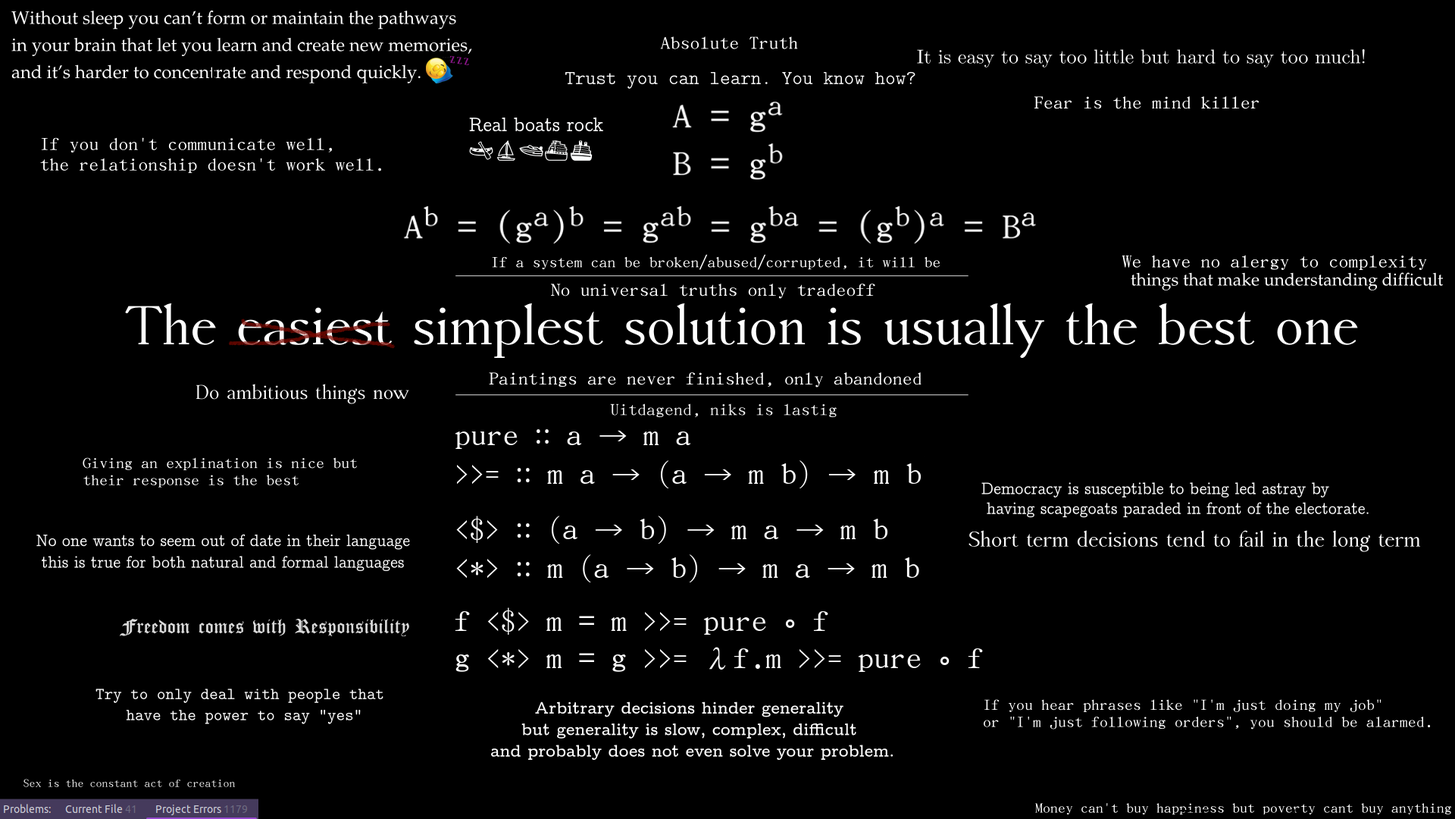
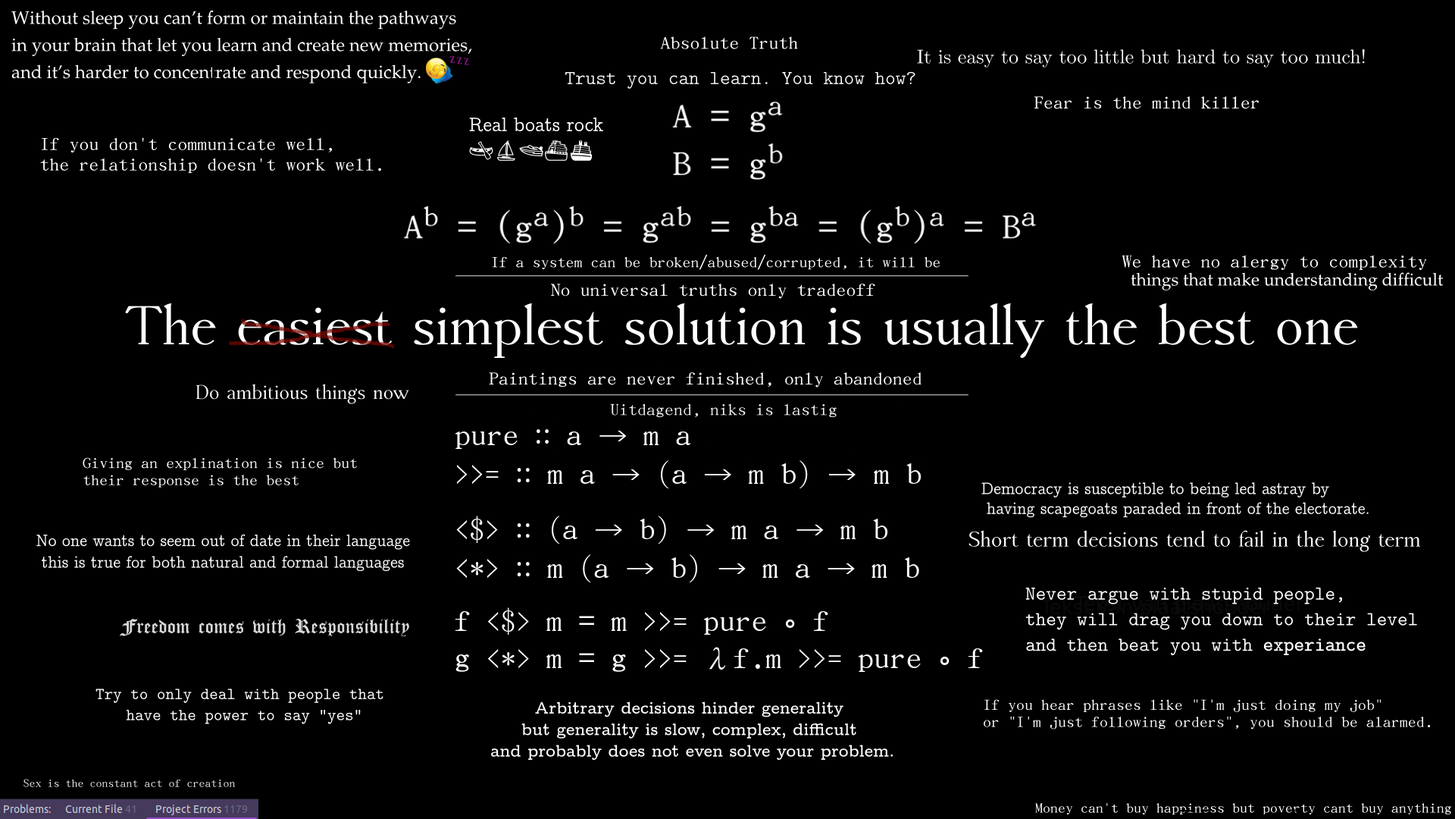
Comparing the layer stacks of the two w=1455, h=819 images. Changes:
painted on "Tekenlaag 3 (geplakt)" over box(1025, 586, 1418, 656)
painted on "sleep + arbitrary hinders" over box(1025, 586, 1418, 656)
painted on "background" over box(1025, 586, 1418, 656)
